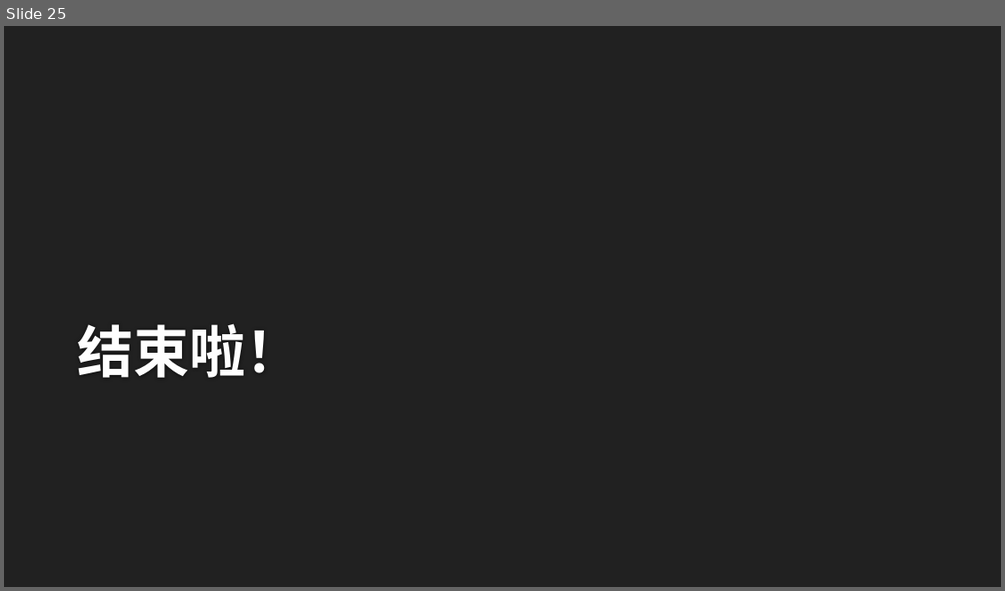
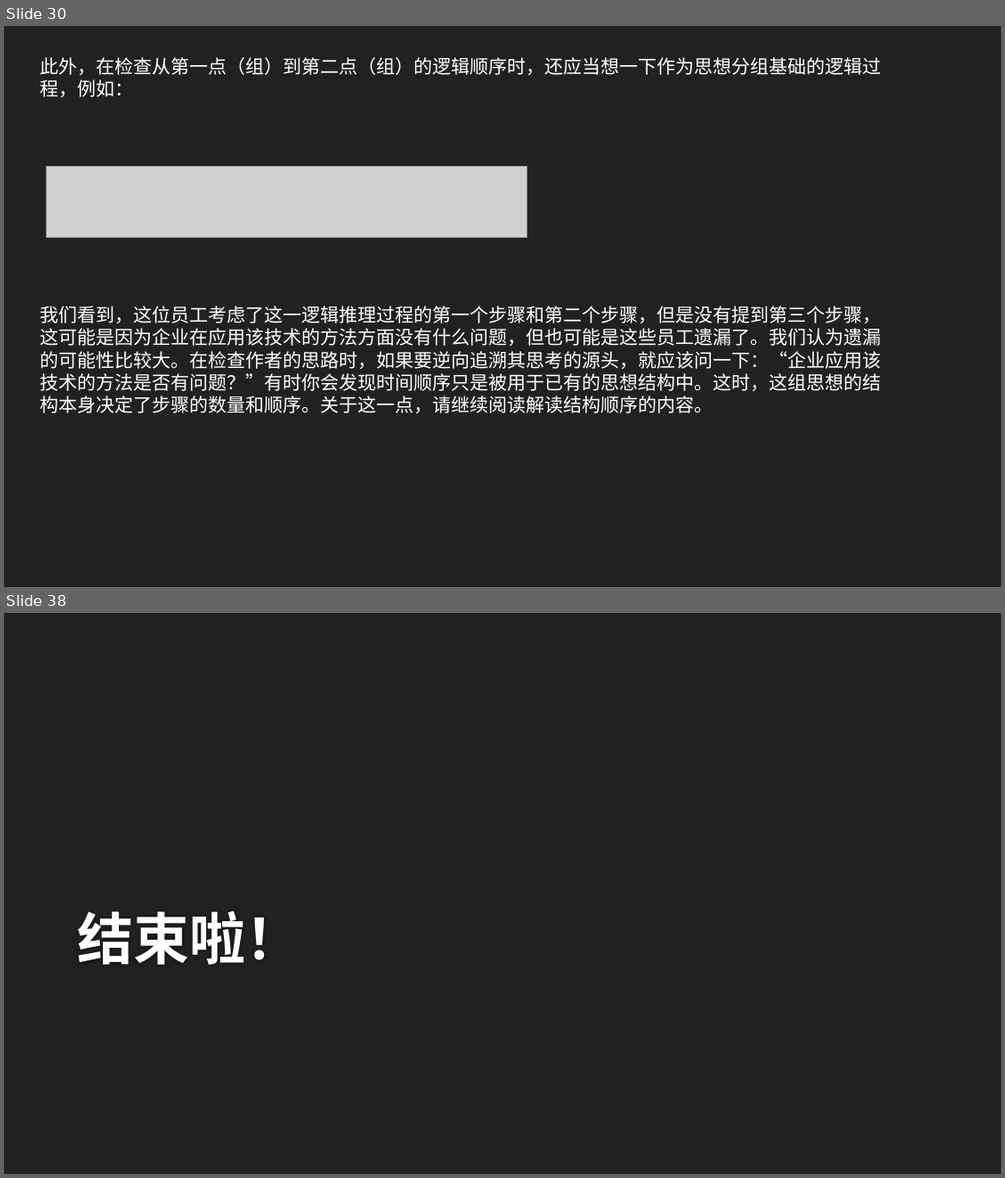
Before and after one commit to wangxm47/Transfer-folder, a slide deck: 2022学习班-第三期.pptx. Shown one above the other, each under a label of ours: slide 25 before the commit, slides 30 and 38 after it; the slides between them are not shown. The pictures are 1005x591 and 1005x1178 pixels, drawn with LibreOffice and Linux fonts; fonts in the diff are those of the drawing; grey boxes stand for pictures; background and template pictures are left out. Boxes give left, top, right and bottom in pixels: in the first picture for what was removed or moved away, otherwise in the second. Text is boxed around its words. In the diff, an @@ line names an element or a change of style, - is before the commit and + after.

Commit message:
第三期

```diff
--- a/2022学习班-第三期.pptx
+++ b/2022学习班-第三期.pptx
@@ slide 30 added at (x1=4, y1=26, x2=1001, y2=587), background #212121 @@
@@ text added at (x1=40, y1=57, x2=881, y2=97), 18 pt, text #FFFFFF @@
+此外，在检查从第一点（组）到第二点（组）的逻辑顺序时，还应当想一下作为思想分组基础的逻辑过程，例如：
@@ picture added at (x1=46, y1=166, x2=527, y2=238) @@
@@ text added at (x1=40, y1=305, x2=881, y2=413), 18 pt, text #FFFFFF @@
+我们看到，这位员工考虑了这一逻辑推理过程的第一个步骤和第二个步骤，但是没有提到第三个步骤，这可能是因为企业在应用该技术的方法方面没有什么问题，但也可能是这些员工遗漏了。我们认为遗漏的可能性比较大。在检查作者的思路时，如果要逆向追溯其思考的源头，就应该问一下：“企业应用该技术的方法是否有问题？”有时你会发现时间顺序只是被用于已有的思想结构中。这时，这组思想的结构本身决定了步骤的数量和顺序。关于这一点，请继续阅读解读结构顺序的内容。
@@ what was slide 25 is now slide 38 @@
```
Also in this commit, not shown: 14 slides changed, 18 other slides added, 6 slides removed.
